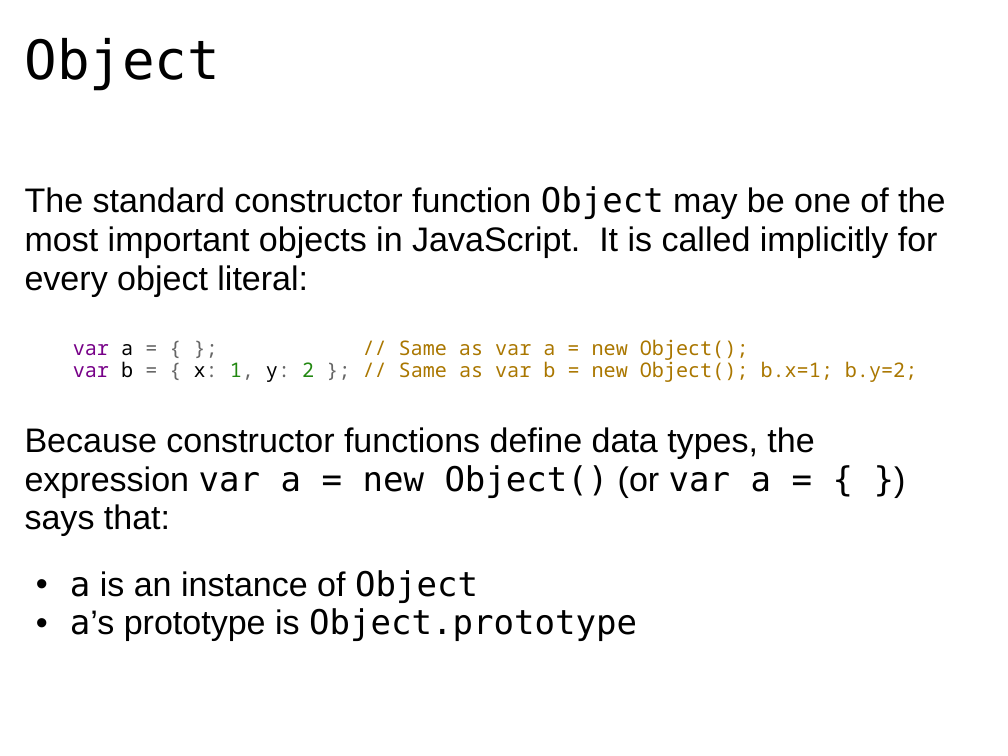
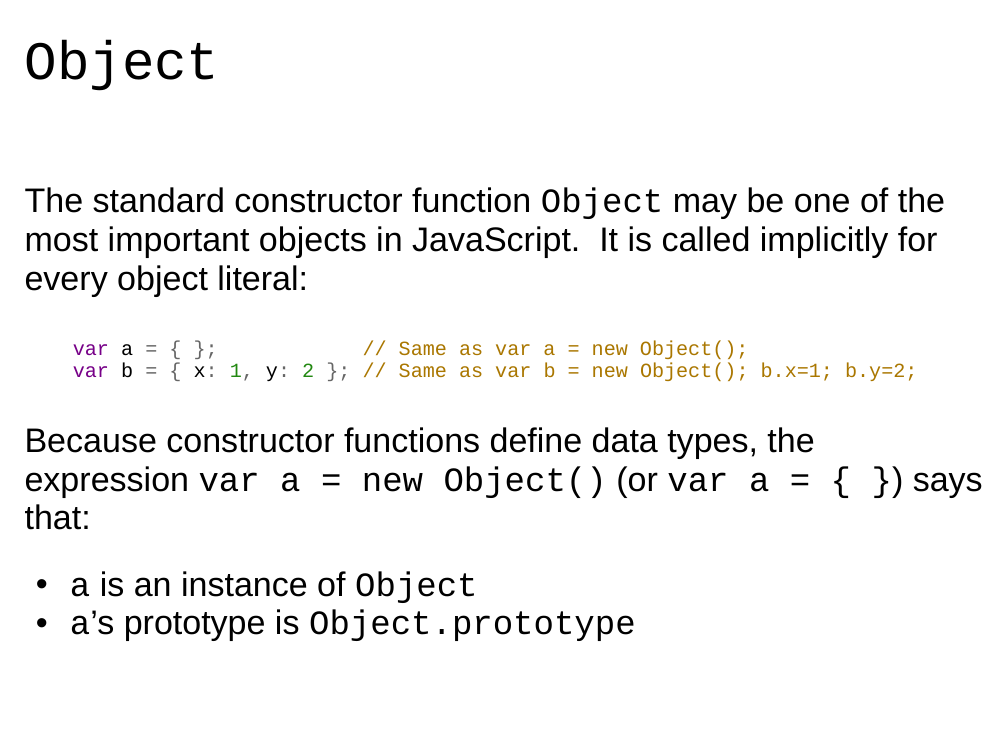
Before and after one commit to dondi/javascript-book, a slide deck: slide 38 of presentations/Chapter_7_Presentation.ppt. Drawn at 1008x756 pixels with LibreOffice and Linux fonts; fonts in the diff are those of the drawing; background and template pictures are left out. Boxes give left, top, right and bottom in pixels: in the first picture for what was removed or moved away, otherwise in the second. Text is boxed around its words. In the diff, an @@ line names an element or a change of style, - is before the commit and + after.

Commit message:
More font tweaks.

```diff
--- a/presentations/Chapter_7_Presentation.ppt
+++ b/presentations/Chapter_7_Presentation.ppt
@@ title "Object" at bbox=[25, 41, 220, 91]: font DejaVu Sans Mono to Courier New @@
@@ text "The standard constructor function Object ..." at bbox=[25, 187, 983, 641]: font DejaVu Sans Mono to Courier New in "Object", "var a = new Object() var a ...", "a Object", "a’s Object.prototype"; font Noto Sans Mono to Courier New in "var a = { }; // Same ..." @@
```
Also in this commit, not shown: 27 other slides changed.
